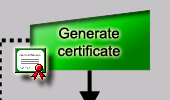
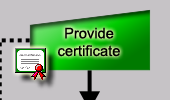
Two versions of the same layered image (170×100). Layer-by-layer changes:
renamed "Generate certificate" to "Provide certificate", painted on it over (58, 27, 120, 43)
